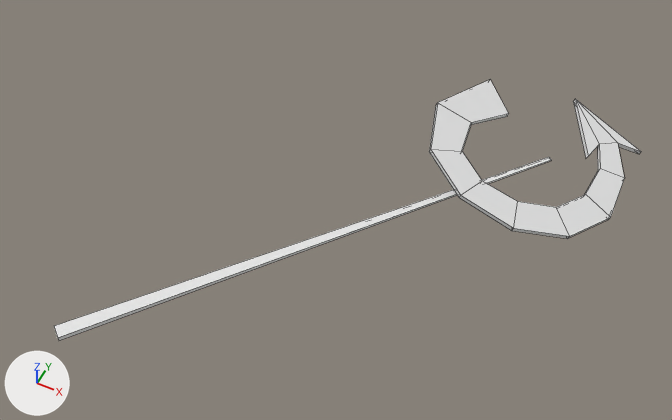
An edit to the FBX model project/assets/models/botones/reset.fbx, drawn before and after from the same camera.
Camera for both pictures: a 50 mm camera at (2.16, -4.27, 5.48) aimed at (-0.13, 0.33, -0.27). Arrows for +X, +Y and +Z are at lower left; the lights stay in place. Mesh edges are drawn as thin lines. Where no turn or scale is listed for an object, it has been applied to the vertices.

Names of what the first picture shows: 'reset'.
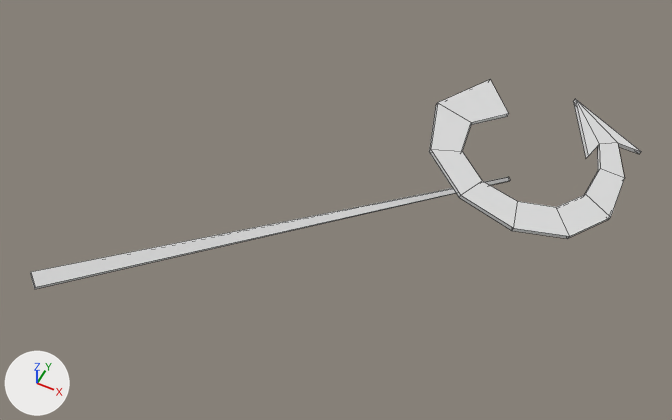
Where the change shows, as pixel boxes (x1, y1, x2, y2) in the pictures (672 x 420 px):
'reset', reshaped (64% narrower, 39% shorter): before (54, 80, 641, 340); after (429, 80, 641, 239)
'reset.001', added: after (30, 177, 510, 289)
part 1 of me_circle_004, deleted: before (54, 157, 551, 340)

Diff of the bpy script that builds the scene:
```diff
--- a/project/assets/models/botones/reset.fbx.py
+++ b/project/assets/models/botones/reset.fbx.py
@@ me_circle_004 @@
 me_circle_004.from_pydata(...)  # 50 vertices, 49 faces; spans x -1.56..1.94, y -1.67..2.69, z -0.67..-0.04
 # used by ob_reset; location = (0.0, 0.0, 0.0)
+# me_circle_004 part 1: the loose piece of 8 vertices spanning x -1.56..1.26, y -1.67..1.83, z -0.41..-0.37 is deleted
@@ me_circle_007 @@
+me_circle_007.from_pydata([(-1.54, -1.62, 0.33), (-1.46, -1.69, 0.28), (0.9, 1.87, -0.83), (0.93, 1.85, -0.84), (-1.56, -1.62, 0.29), (-1.48, -1.69, 0.25), (0.9, 1.87, -0.84), (0.92, 1.85, -0.85)], [], [(0, 1, 3, 2), (4, 6, 7, 5), (3, 1, 5, 7), (1, 0, 4, 5), (0, 2, 6, 4), (2, 3, 7, 6)])
@@ ob_reset_001 @@
+ob_reset_001 = bpy.data.objects.new('reset.001', me_circle_007)
+ob_reset_001.location = (0.0, 0.0, 0.0)
```
